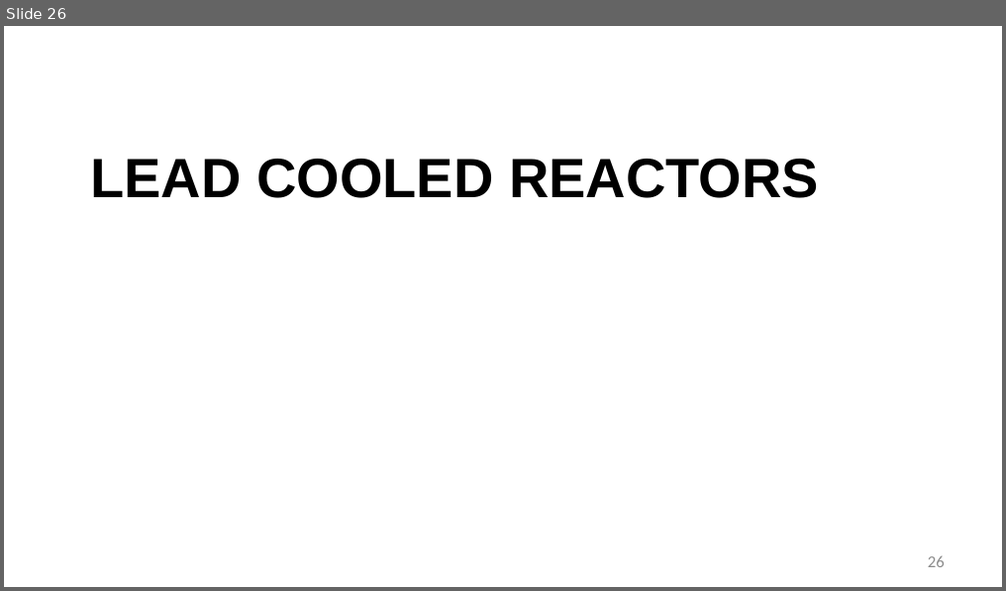
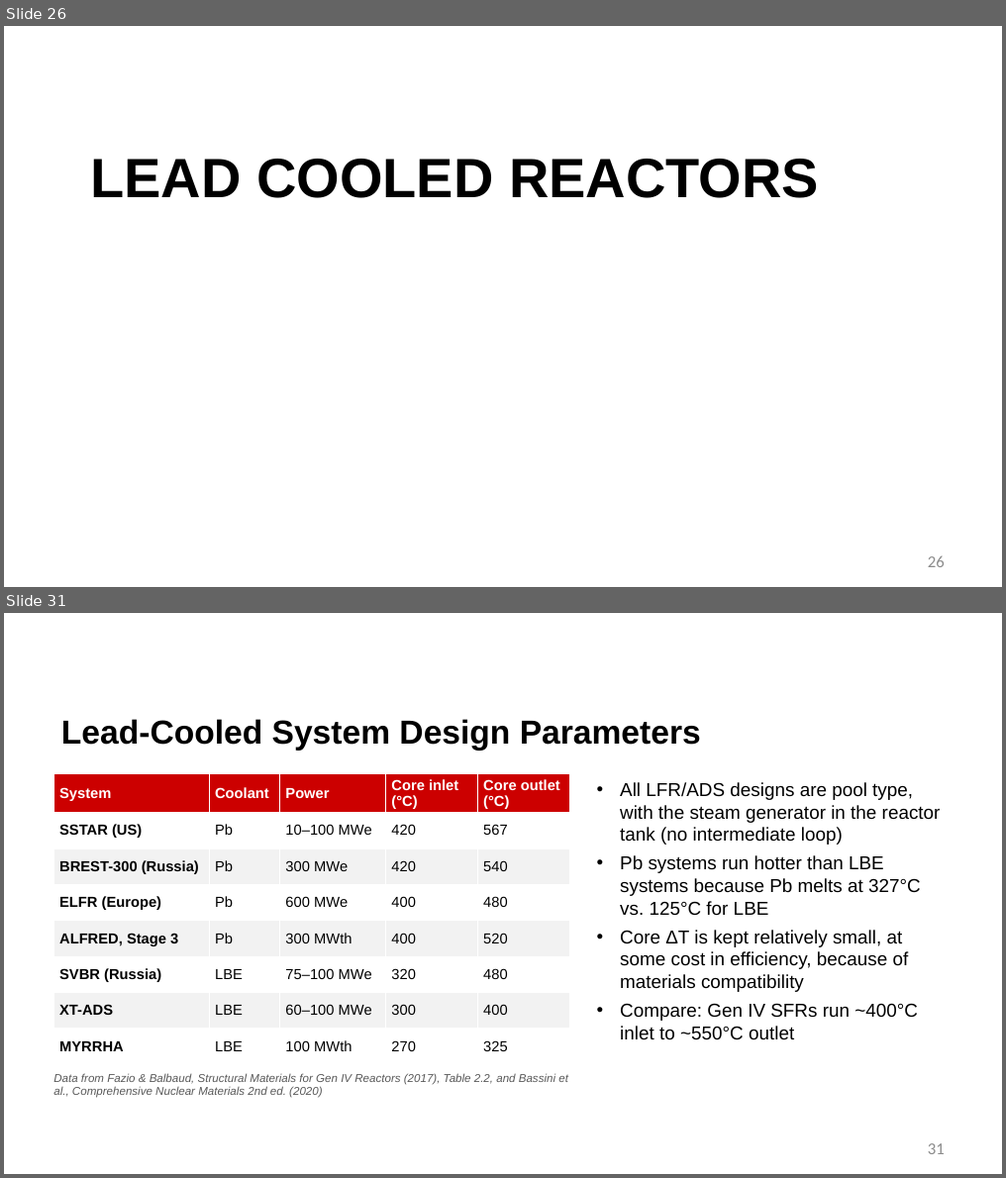
Before and after one commit to benbeeler/TEACHING, a slide deck: Advanced Reactor Materials/Fall2026/Lec18_nitride.pptx. Shown one above the other, each under a label of ours: slide 26 before the commit, slides 26 and 31 after it; the slides between them are not shown. The pictures are 1006x591 and 1006x1178 pixels, drawn with LibreOffice and Linux fonts; fonts in the diff are those of the drawing; background and template pictures are left out. Boxes give left, top, right and bottom in pixels: in the first picture for what was removed or moved away, otherwise in the second. Text is boxed around its words. In the diff, an @@ line names an element or a change of style, - is before the commit and + after.

```diff
--- a/Advanced Reactor Materials/Fall2026/Lec18_nitride.pptx
+++ b/Advanced Reactor Materials/Fall2026/Lec18_nitride.pptx
@@ slide 31 added at (4, 613, 1002, 1174), background #FFFFFF @@
@@ title added at (61, 719, 701, 751), 32 pt, text #000000, bold @@
+Lead-Cooled System Design Parameters
@@ table added at (54, 774, 570, 1066), 8 rows, 5 columns @@
+System | Coolant | Power | Core inlet (°C) | Core outlet (°C)
+SSTAR (US) | Pb | 10–100 MWe | 420 | 567
+BREST-300 (Russia) | Pb | 300 MWe | 420 | 540
+ELFR (Europe) | Pb | 600 MWe | 400 | 480
+ALFRED, Stage 3 | Pb | 300 MWth | 400 | 520
+SVBR (Russia) | LBE | 75–100 MWe | 320 | 480
+XT-ADS | LBE | 60–100 MWe | 300 | 400
+MYRRHA | LBE | 100 MWth | 270 | 325
@@ text added at (620, 782, 941, 1041), 18 pt, text #000000 @@
+• All LFR/ADS designs are pool type, with the steam generator in the reactor tank (no intermediate loop)
+• Pb systems run hotter than LBE systems because Pb melts at 327°C vs. 125°C for LBE
+• Core ΔT is kept relatively small, at some cost in efficiency, because of materials compatibility
+• Compare: Gen IV SFRs run ~400°C inlet to ~550°C outlet
@@ text added at (54, 1073, 568, 1098), 11 pt, text #595959, italic @@
+Data from Fazio & Balbaud, Structural Materials for Gen IV Reactors (2017), Table 2.2, and Bassini et al., Comprehensive Nuclear Materials 2nd ed. (2020)
@@ page number added at (928, 1144, 944, 1155), 16 pt, text #8C8C8C @@
+31
```
Also in this commit, not shown: 14 slides changed, 9 other slides added, 4 slides removed, 2 other files.
